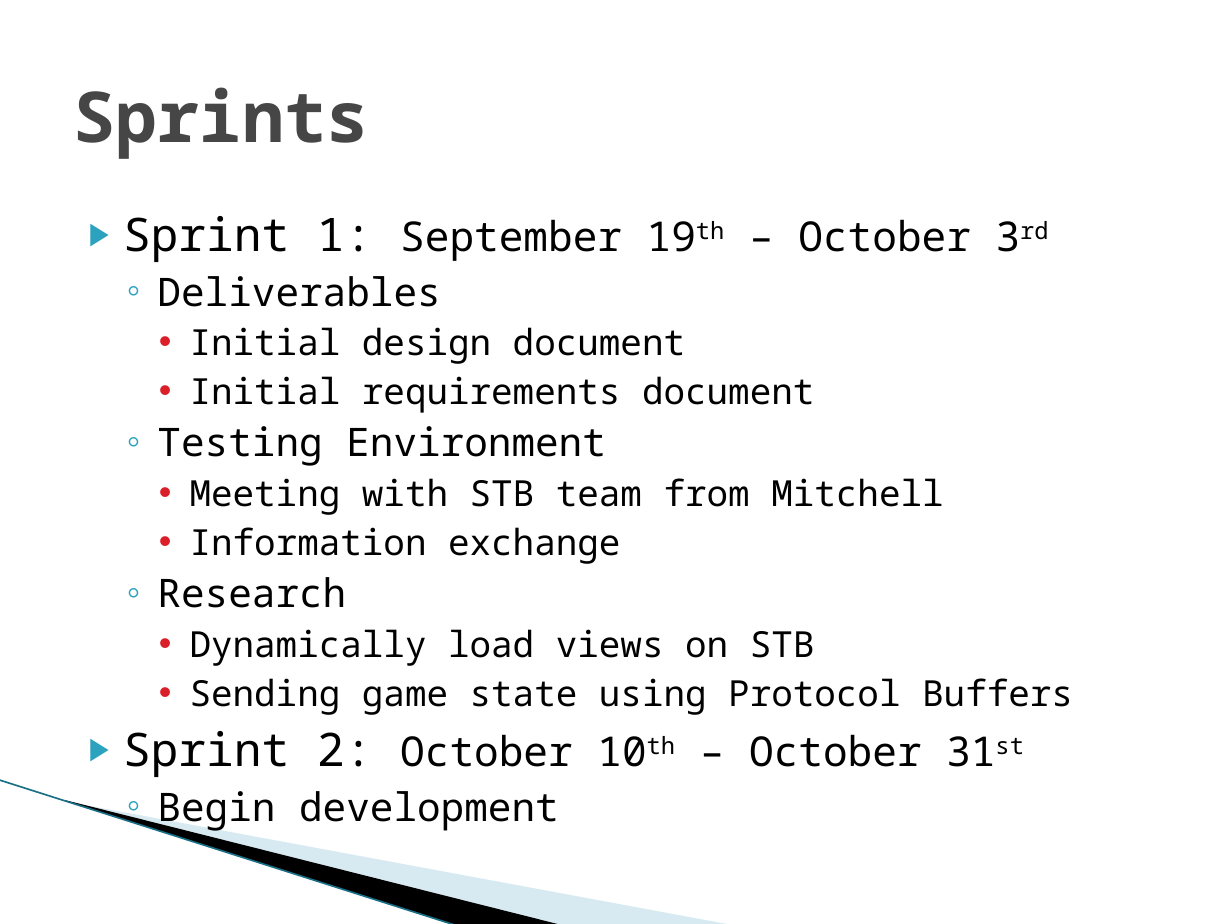
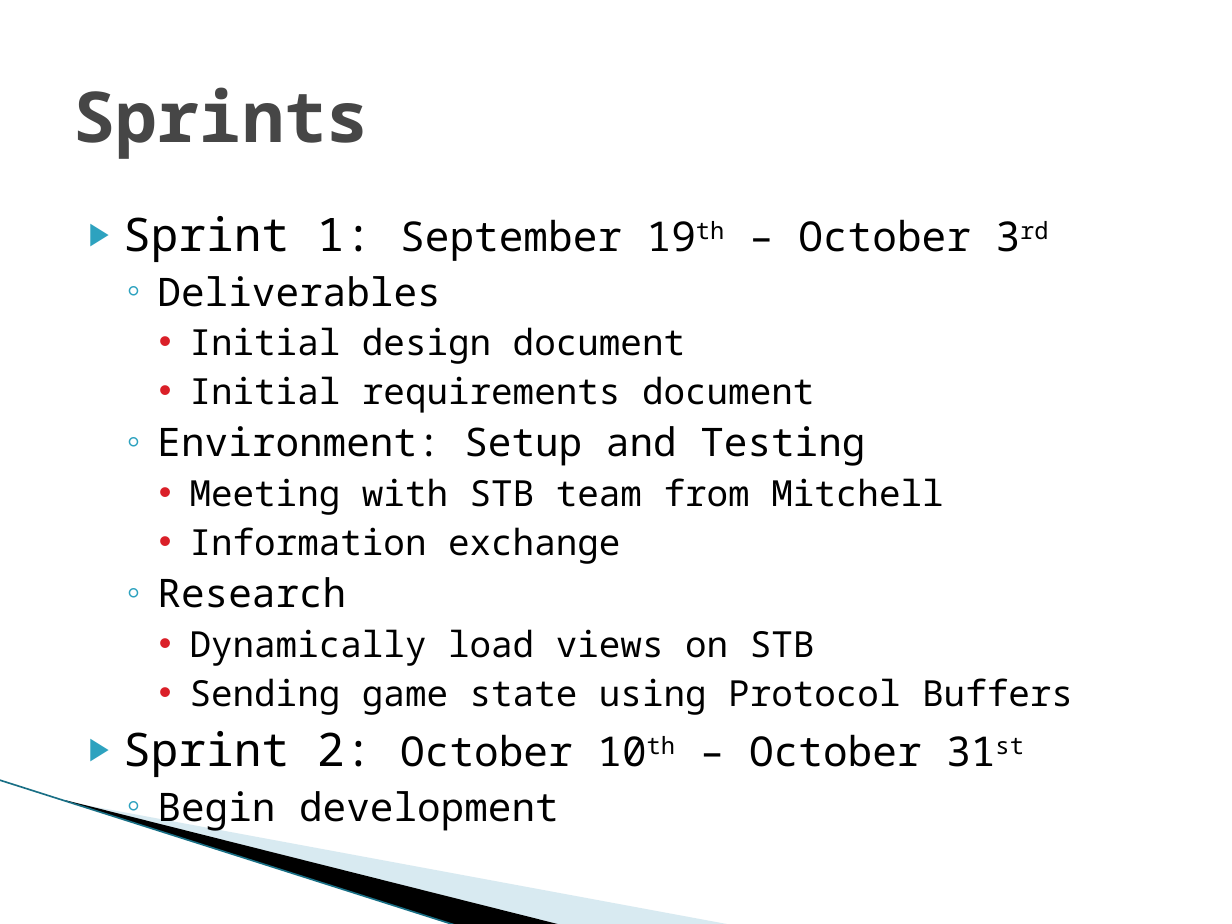
Before and after one commit to SDSMT-CSC/STBMF, a slide deck: slide 10 of Sprint1_Documents/Sprint 1 Review.pptx. Drawn at 1232x924 pixels with LibreOffice and Linux fonts; fonts in the diff are those of the drawing; background and template pictures are left out. Boxes give left, top, right and bottom in pixels: in the first picture for what was removed or moved away, otherwise in the second. Text is boxed around its words. In the diff, an @@ line names an element or a change of style, - is before the commit and + after.

Commit message:
changed wording for clarity

```diff
--- a/Sprint1_Documents/Sprint 1 Review.pptx
+++ b/Sprint1_Documents/Sprint 1 Review.pptx
@@ text at <box>157,426,865,466</box>: text changed @@
-  ◦ Testing Environment
+  ◦ Environment: Setup and Testing
```
